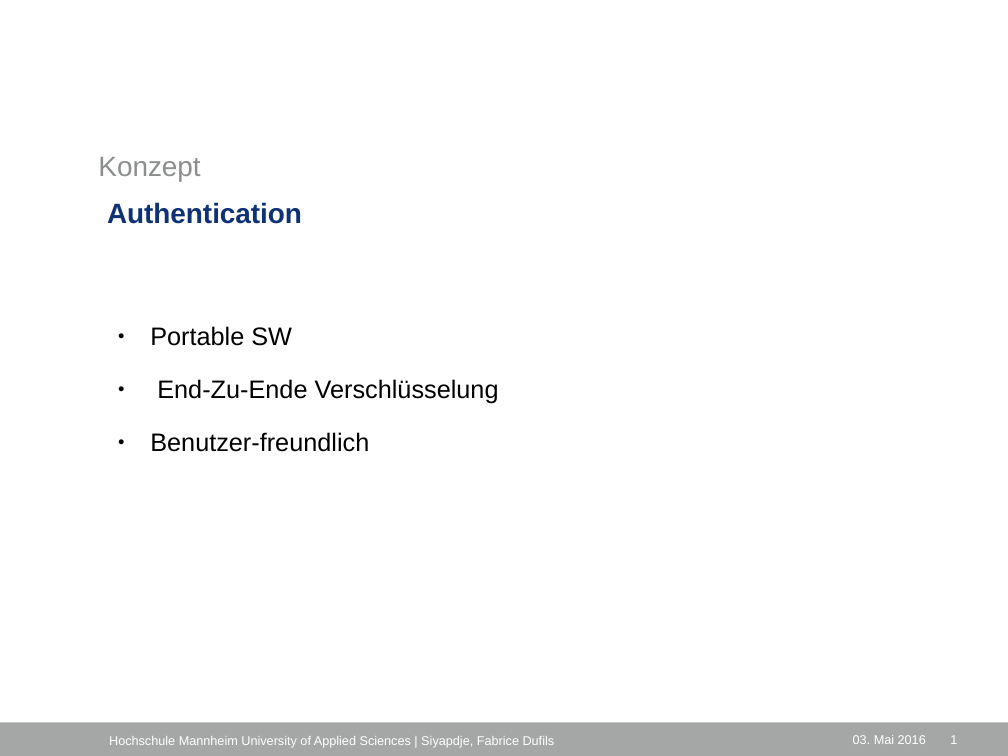
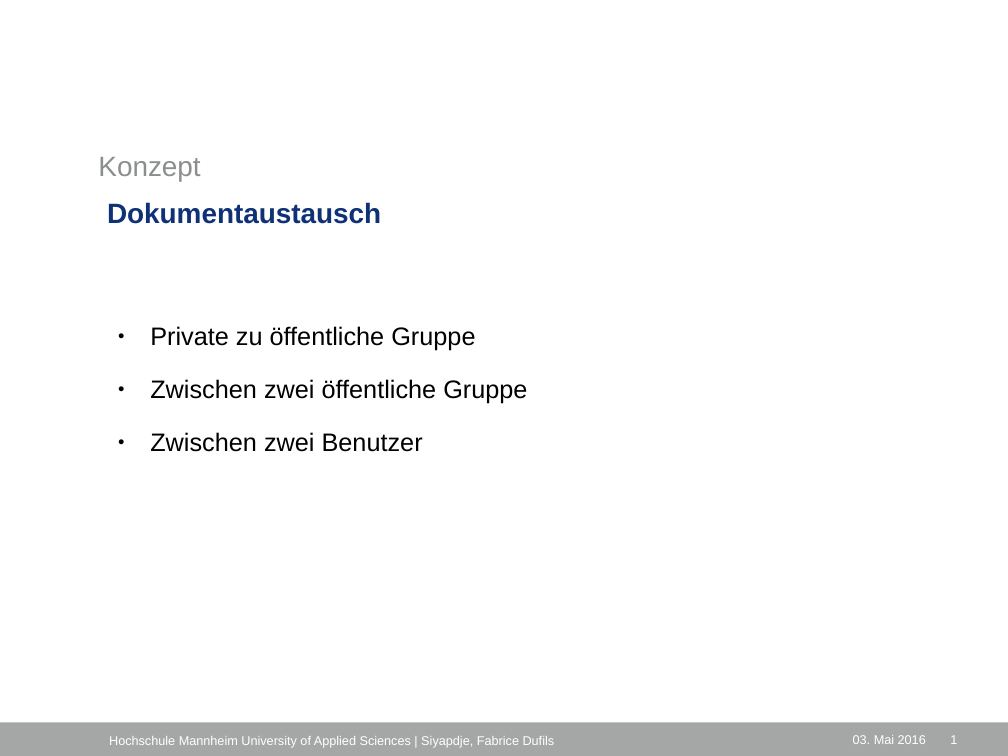
Before and after one commit to fab-du/documentations, a slide deck: slide 18 of vortrag/Untitled 1.odp (slide 10 before the commit). Drawn at 1008x756 pixels with LibreOffice and Linux fonts; fonts in the diff are those of the drawing; background and template pictures are left out. Boxes give left, top, right and bottom in pixels: in the first picture for what was removed or moved away, otherwise in the second. Text is boxed around its words. In the diff, an @@ line names an element or a change of style, - is before the commit and + after.

```diff
--- a/vortrag/Untitled 1.odp
+++ b/vortrag/Untitled 1.odp
@@ title at (107,202,381,224): text changed @@
-Authentication
+Dokumentaustausch
@@ text at (150,326,527,452): text changed @@
-● Portable SW
-● End-Zu-Ende Verschlüsselung
-● Benutzer-freundlich
+● Private zu öffentliche Gruppe
+● Zwischen zwei öffentliche Gruppe
+● Zwischen zwei Benutzer
```
Also in this commit, not shown: 4 other slides changed, 10 slides added, 3 other files.
